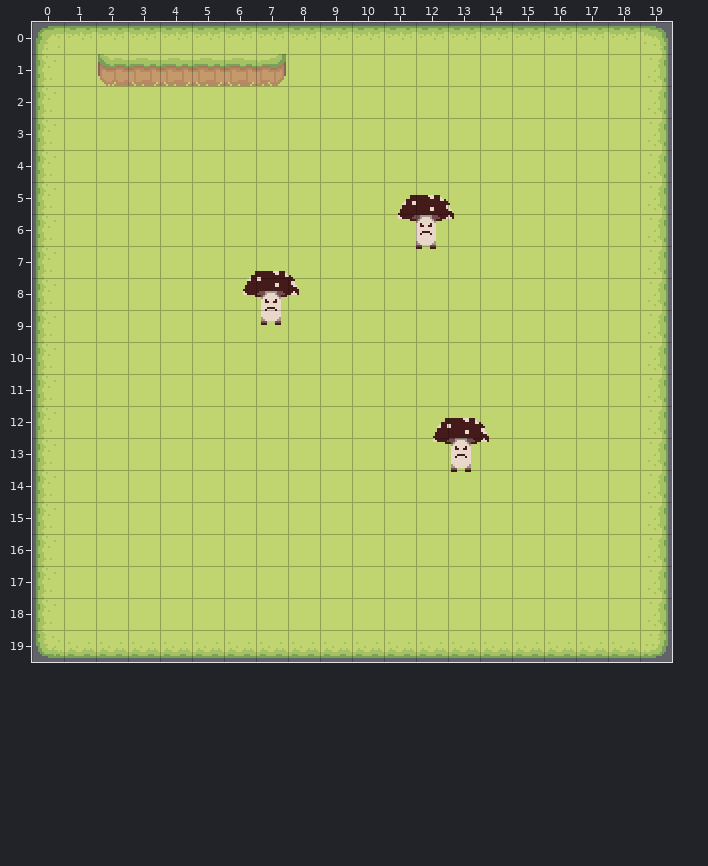
Tiled map, stored at resources/small_test.tmx. The picture above is the old version.
Cells are 16x16 px. Shown: x 0..19, y 0..19.
New version:
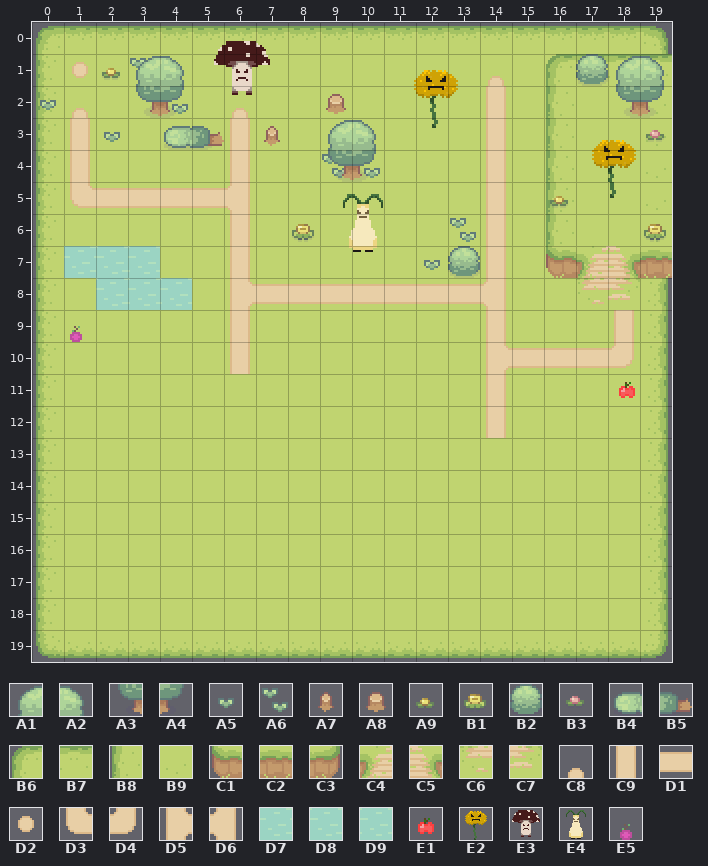
Key: from "Basic_Grass_Biom_things": A1 1, A2 2, A3 10, A4 11, A5 14, A6 15, A7 21, A8 22, A9 24, B1 25, B2 28, B3 33, B4 36, B5 37; from "Hills": B6 0, B7 1, B8 11, B9 12, C1 22, C2 23, C3 24, C4 64, C5 65, C6 75, C7 76; from "Tilled_Dirt": C8 3, C9 14, D1 34, D2 36, D3 37, D4 40, D5 48, D6 51; from "Water": D7 0, D8 1, D9 2; from "apple": E1 3; from "dandelion": E2 3; from "new_mroom_idle": E3 15; from "onion": E4 3; from "pink_apple": E5 3.
__ is an empty cell.
Objects are placed by their top-left corner, in cells (3,4 is the top-left corner of cell 3,4); size is 1x1 cell unless given.
Tiles of an added or newly shown layer are drawn over the layers below it.
Change:
{"where": "layer \"Path_Layer\" (added)"}
{"y":1,"x":1,"old":"__","new":"D2"}
{"y":1,"x":3,"old":"__","new":"A6"}
{"y":2,"x":1,"old":"__","new":"C8"}
{"y":2,"x":4,"old":"__","new":"A6"}
{"y":2,"x":6,"old":"__","new":"C8"}
{"y":2,"x":14,"old":"__","new":"C9"}
{"y":3,"x":1,"old":"__","new":"C9"}
{"y":3,"x":6,"old":"__","new":"C9"}
{"y":3,"x":14,"old":"__","new":"C9"}
{"y":4,"x":1,"old":"__","new":"C9"}
{"y":4,"x":6,"old":"__","new":"C9"}
{"y":4,"x":9,"old":"__ __","new":"A6 A6"}
{"y":4,"x":14,"old":"__","new":"C9"}
{"y":5,"x":1,"old":"__ __ __ __ __ __","new":"D3 D1 D1 D1 D1 D6"}
{"y":5,"x":14,"old":"__","new":"C9"}
{"y":6,"x":6,"old":"__","new":"C9"}
{"y":6,"x":14,"old":"__","new":"C9"}
{"y":7,"x":6,"old":"__","new":"C9"}
{"y":7,"x":14,"old":"__","new":"C9"}
{"y":8,"x":6,"old":"__ __ __ __ __ __ __ __ __","new":"D3 D1 D1 D1 D1 D1 D1 D1 D6"}
{"y":9,"x":14,"old":"__","new":"C9"}
{"where": "layer \"Hill_Layer\""}
{"y":1,"x":2,"old":"C1 C2 C2 C2 C2 C3","new":"__ __ __ __ __ __"}
{"y":1,"x":16,"old":"__ __ __ __","new":"B6 B7 B7 B7"}
{"y":2,"x":16,"old":"__","new":"B8"}
{"y":2,"x":19,"old":"__","new":"B9"}
{"y":3,"x":16,"old":"__","new":"B8"}
{"y":3,"x":19,"old":"__","new":"B9"}
{"y":4,"x":16,"old":"__","new":"B8"}
{"y":4,"x":19,"old":"__","new":"B9"}
{"y":5,"x":16,"old":"__","new":"B8"}
{"y":5,"x":19,"old":"__","new":"B9"}
{"y":6,"x":16,"old":"__","new":"B8"}
{"y":6,"x":19,"old":"__","new":"B9"}
{"y":7,"x":16,"old":"__ __ __ __","new":"C1 C4 C5 C2"}
{"y":8,"x":17,"old":"__ __","new":"C6 C7"}
{"where": "layer \"Biome_Layer\" (added)"}
{"y":1,"x":2,"old":"__ __ __","new":"A9 A1 A2"}
{"y":1,"x":14,"old":"__","new":"C8"}
{"y":1,"x":17,"old":"__ __ __","new":"B2 A1 A2"}
{"y":2,"x":0,"old":"__","new":"A5"}
{"y":2,"x":3,"old":"__ __","new":"A3 A4"}
{"y":2,"x":9,"old":"__","new":"A8"}
{"y":2,"x":18,"old":"__ __","new":"A3 A4"}
{"y":3,"x":2,"old":"__","new":"A5"}
{"y":3,"x":4,"old":"__ __","new":"B4 B5"}
{"y":3,"x":7,"old":"__","new":"A7"}
{"y":3,"x":9,"old":"__ __","new":"A1 A2"}
{"y":3,"x":19,"old":"__","new":"B3"}
{"y":4,"x":9,"old":"__ __","new":"A3 A4"}
{"y":5,"x":16,"old":"__","new":"A9"}
{"y":6,"x":8,"old":"__","new":"B1"}
{"y":6,"x":13,"old":"__","new":"A6"}
{"y":6,"x":19,"old":"__","new":"B1"}
{"y":7,"x":1,"old":"__ __ __","new":"D7 D8 D9"}
{"y":7,"x":12,"old":"__ __","new":"A5 B2"}
{"y":8,"x":2,"old":"__ __ __","new":"D8 D9 D9"}
{"y":8,"x":6,"old":"__","new":"D5"}
{"y":9,"x":6,"old":"__","new":"C9"}
{"y":9,"x":18,"old":"__","new":"C9"}
{"y":10,"x":6,"old":"__","new":"C9"}
{"y":10,"x":14,"old":"__ __ __ __ __","new":"D5 D1 D1 D1 D4"}
{"y":11,"x":14,"old":"__","new":"C9"}
{"y":12,"x":14,"old":"__","new":"C9"}
{"where": "layer \"Object_Layer\""}
{"now": "E3 \"mroom\" at 5.5,0.5 size 2x2"}
{"now": "E2 \"dandy\" at 11.6,1.3 size 2x2"}
{"now": "E2 \"dandy\" at 17.2,3.5 size 2x2"}
{"now": "E4 \"onion\" at 9.3,5.2 size 2x2"}
{"now": "E5 \"apple\" at 0.9,9"}
{"now": "E1 \"apple\" at 18.1,10.9"}
{"was": "E3 \"mroom\" at 11.3,5.3 size 2x2"}
{"was": "E3 \"mroom\" at 6.5,7.7 size 2x2"}
{"was": "E3 \"mroom\" at 12.4,12.2 size 2x2"}
{"label":"changed","picture_box":[40,41,672,472]}
